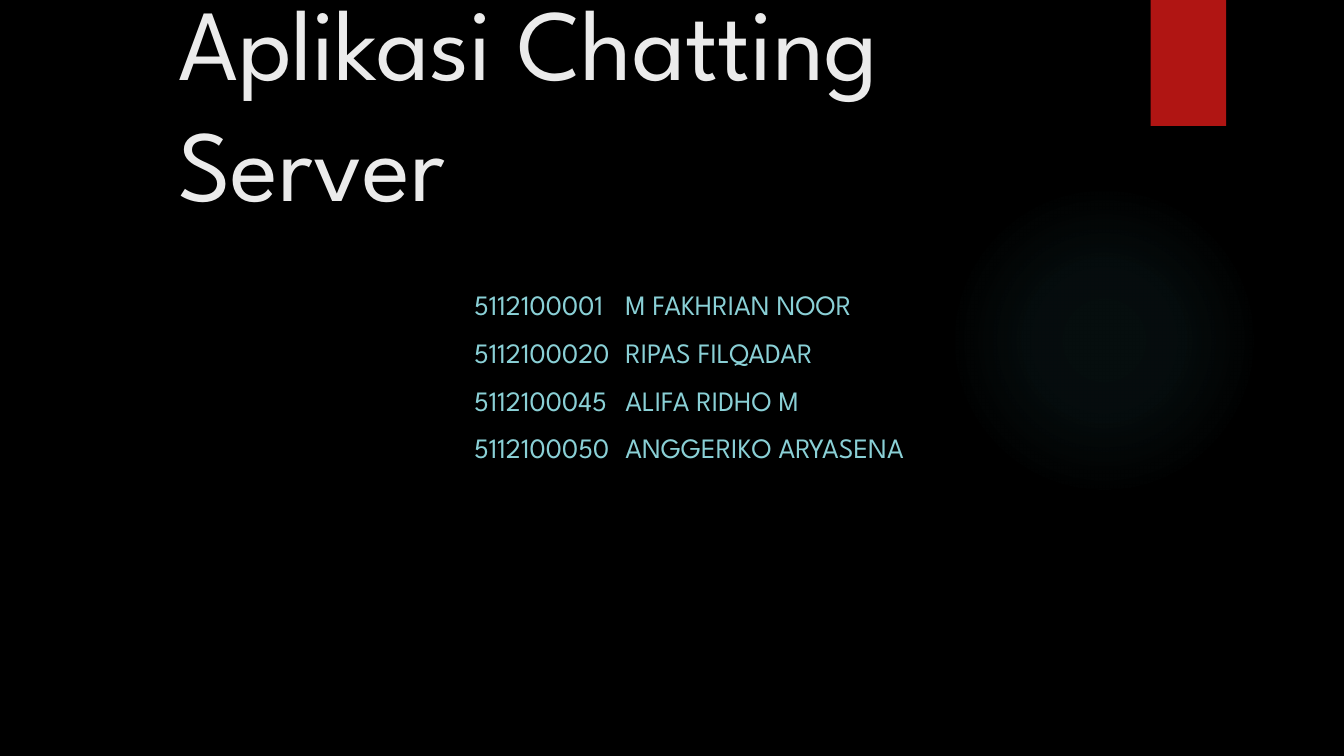
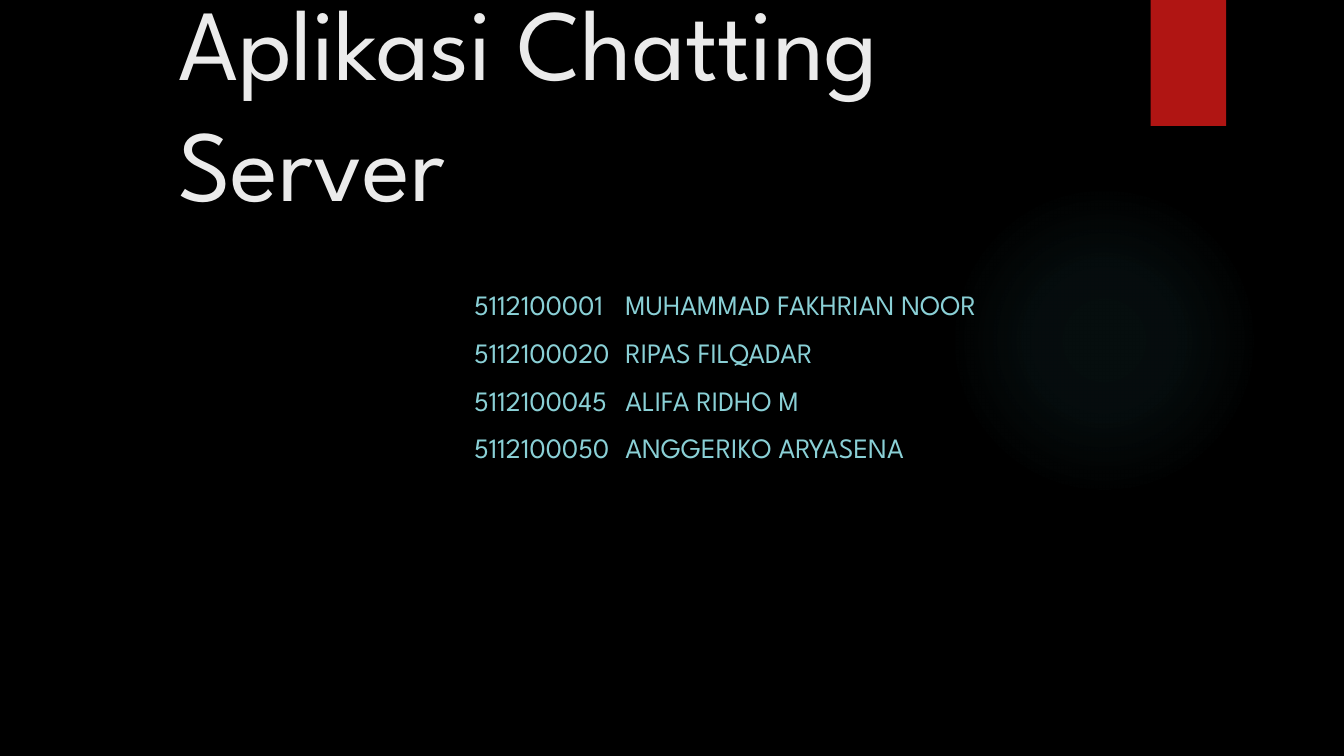
Before and after one commit to alifTC12/KIJ, a slide deck: slide 1 of Aplikasi Chatting Server.pptx. Drawn at 1344x756 pixels with LibreOffice and Linux fonts; fonts in the diff are those of the drawing; background and template pictures are left out. Boxes give left, top, right and bottom in pixels: in the first picture for what was removed or moved away, otherwise in the second. Text is boxed around its words. In the diff, an @@ line names an element or a change of style, - is before the commit and + after.

```diff
--- a/Aplikasi Chatting Server.pptx
+++ b/Aplikasi Chatting Server.pptx
@@ subtitle at <box>474,296,976,316</box>: text changed @@
-5112100001 M FAKHRIAN NOOR
+5112100001 MUHAMMAD FAKHRIAN NOOR
```
Also in this commit, not shown: 2 other slides changed, 10 other files.
